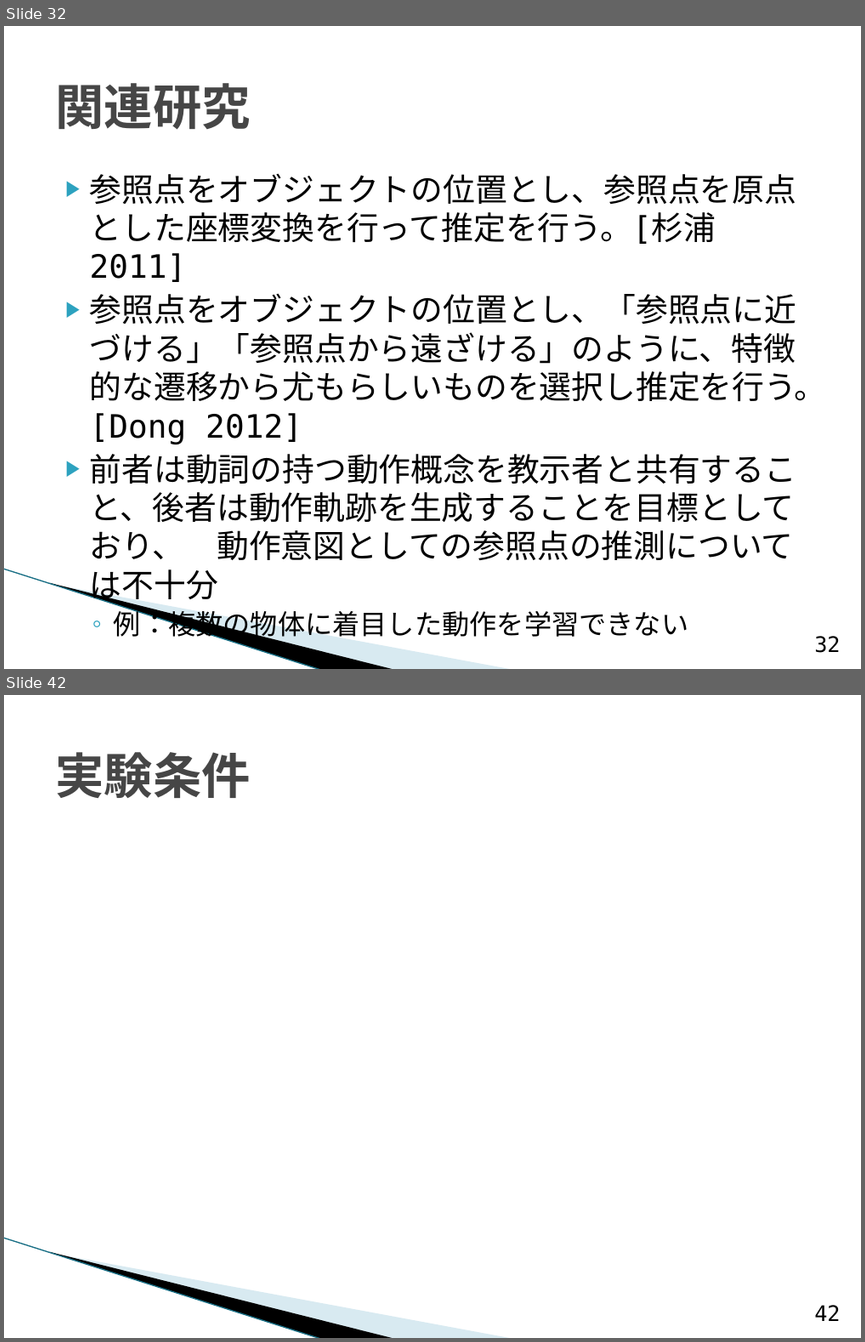
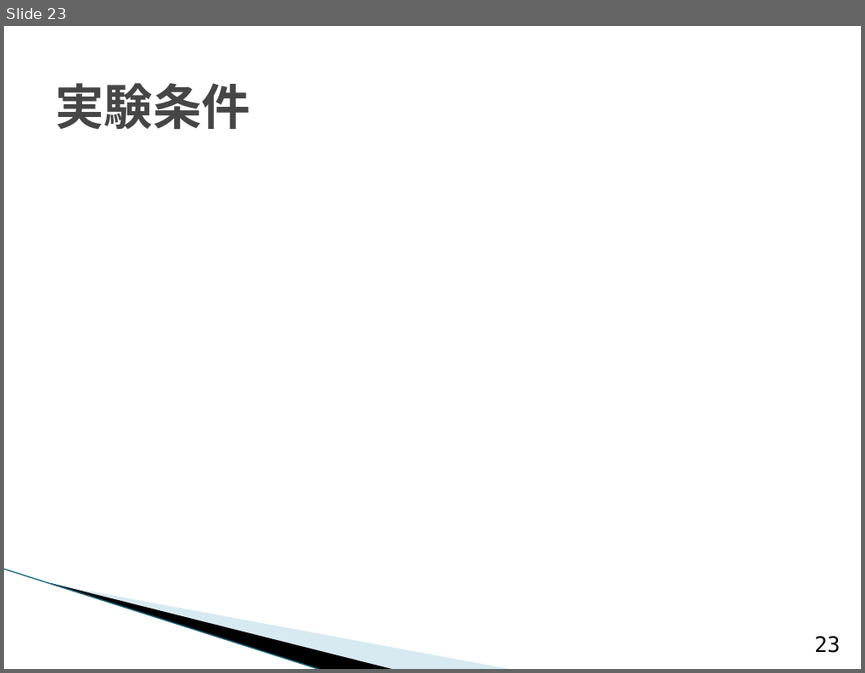
Before and after one commit to TetsuyaKomota/GitforEclipseTest, a slide deck: IntentionLearning/memo/presentation/卒論発表会スライド _2.pptx. Shown one above the other, each under a label of ours: slides 32 and 42 before the commit, slide 23 after it; the slides between them are not shown. The pictures are 865x1342 and 865x673 pixels, drawn with LibreOffice and Linux fonts; fonts in the diff are those of the drawing; grey boxes stand for pictures; background and template pictures are left out. Boxes give left, top, right and bottom in pixels: in the first picture for what was removed or moved away, otherwise in the second. Text is boxed around its words. In the diff, an @@ line names an element or a change of style, - is before the commit and + after.

```diff
--- a/IntentionLearning/memo/presentation/卒論発表会スライド _2.pptx
+++ b/IntentionLearning/memo/presentation/卒論発表会スライド _2.pptx
@@ slide 32 removed at (x1=4, y1=26, x2=861, y2=669), background #FFFFFF; not listed: 3 template elements that a slide beside it also shows @@
@@ title removed at (x1=55, y1=83, x2=250, y2=130) @@
-関連研究
@@ text removed at (x1=90, y1=173, x2=827, y2=605) @@
-▶ 参照点をオブジェクトの位置とし、参照点を原点とした座標変換を行って推定を行う。[杉浦 2011]
-▶ 参照点をオブジェクトの位置とし、「参照点に近づける」「参照点から遠ざける」のように、特徴的な遷移から尤もらしいものを選択し推定を行う。[Dong 2012]
-▶ 前者は動詞の持つ動作概念を教示者と共有すること、後者は動作軌跡を生成することを目標としており、 動作意図としての参照点の推測については不十分
-  ◦ 例：複数の物体に着目した動作を学習できない
@@ page number removed at (x1=814, y1=635, x2=840, y2=652) @@
-32
@@ what was slide 42 is now slide 23 @@
@@ page number at (x1=814, y1=635, x2=840, y2=652): text changed @@
-42
+23
```
Also in this commit, not shown: 5 slides changed, 29 other slides removed.
